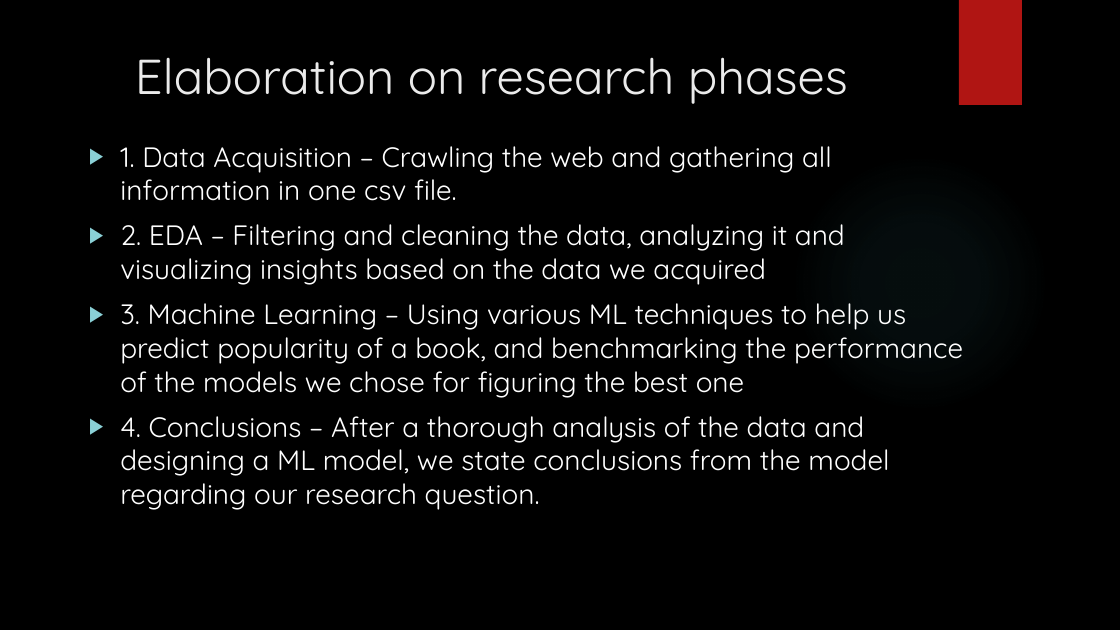
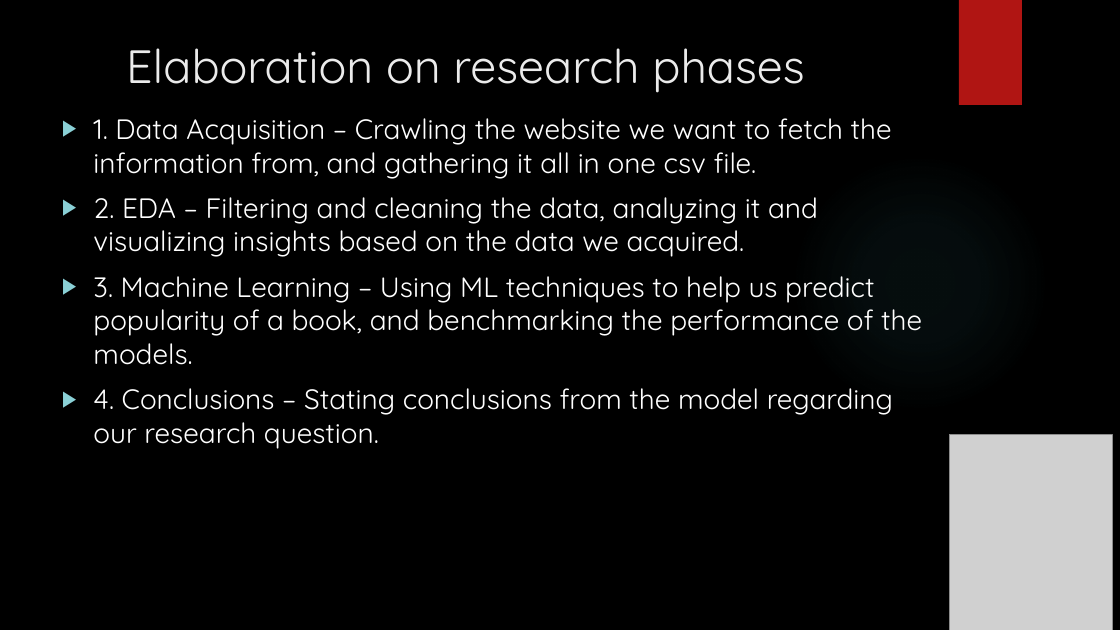
Before and after one commit to yaniv208/DataScienceProject, a slide deck: slide 2 of Books popularity prediction.pptx (slide 4 before the commit). Drawn at 1120x630 pixels with LibreOffice and Linux fonts; fonts in the diff are those of the drawing; grey boxes stand for pictures; background and template pictures are left out. Boxes give left, top, right and bottom in pixels: in the first picture for what was removed or moved away, otherwise in the second. Text is boxed around its words. In the diff, an @@ line names an element or a change of style, - is before the commit and + after.

```diff
--- a/Books popularity prediction.pptx
+++ b/Books popularity prediction.pptx
@@ title "Elaboration on research phases": place and size @@
-title "Elaboration on research phases" at <box>135,57,848,104</box>
+title "Elaboration on research phases" at <box>126,48,804,93</box>
@@ title "Elaboration on research phases" at <box>126,48,804,93</box>: size 42 to 40 pt @@
@@ text at <box>93,118,922,449</box>: text changed @@
-▶ 1. Data Acquisition – Crawling the web and gathering all information in one csv file.
-▶ 2. EDA – Filtering and cleaning the data, analyzing it and visualizing insights based on the data we acquired
-▶ 3. Machine Learning – Using various ML techniques to help us predict popularity of a book, and benchmarking the performance of the models we chose for figuring the best one
-▶ 4. Conclusions – After a thorough analysis of the data and designing a ML model, we state conclusions from the model regarding our research question.
+▶ 1. Data Acquisition – Crawling the website we want to fetch the information from, and gathering it all in one csv file.
+▶ 2. EDA – Filtering and cleaning the data, analyzing it and visualizing insights based on the data we acquired.
+▶ 3. Machine Learning – Using ML techniques to help us predict popularity of a book, and benchmarking the performance of the models.
+▶ 4. Conclusions – Stating conclusions from the model regarding our research question.
@@ picture added at <box>949,434,1112,630</box> @@
```
Also in this commit, not shown: 4 other slides changed, 3 slides removed, 2 other files.
